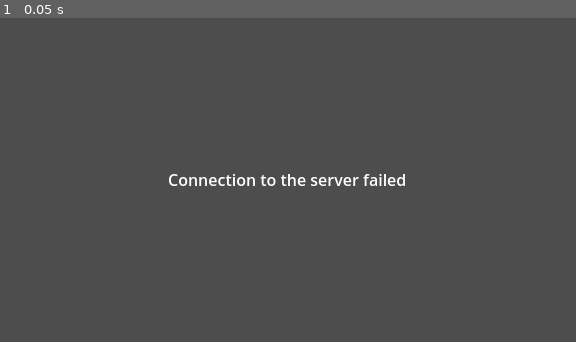
Above: before the commit, frame 1.
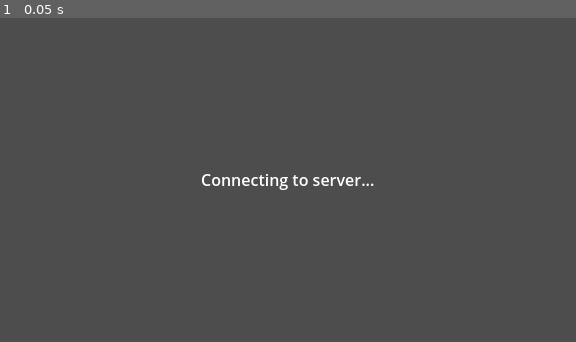
Above: after the commit, the same moment.

Repository: draicor/outstar
Game: Godot game, scene res://main.tscn
Two runs of this game, one before a commit and one after it. Both use one fixed random seed, a clock stepped at 60 frames per second and the inputs below.
Inputs:
- Up to frame 1 (0.05 s): no input

The runs differ from the first frame. In frame 1, 0.8% of the frame differs, in the area x 29-71%, y 48-54%.

Commit message:
07/01/2025 #2
- Implemented basic login and register functionality in server and client.
- Implemented basic validation for login and registration in the client.

Diff:
--- a/client/autoloads/game_manager.gd
+++ b/client/autoloads/game_manager.gd
@@ -3,16 +3,18 @@
 # Game States
 enum State {
 	START,
+	AUTHENTICATION,
 	LOBBY
 }
 
 # Replace with Dictionary[State, String] in new version of Godot v4.4+
 var _states_scenes: Dictionary = {
 	State.START: "res://states/start/start.tscn",
+	State.AUTHENTICATION: "res://states/authentication/authentication.tscn",
 	State.LOBBY: "res://states/lobby/lobby.tscn",
 }
 
-# Expose the client's ID globally
+# Expose the client's data globally
 var client_id: int
 var _current_scene_root: Node
 
--- a/client/packets.gd
+++ b/client/packets.gd
@@ -756,6 +756,198 @@
 			return PB_ERR.PARSE_INCOMPLETE
 		return result
 
+class Granted:
+	func _init():
+		var service
+
+	var data = {}
+
+	func _to_string() -> String:
+		return PBPacker.message_to_string(data)
+
+	func to_bytes() -> PackedByteArray:
+		return PBPacker.pack_message(data)
+
+	func from_bytes(bytes : PackedByteArray, offset : int = 0, limit : int = -1) -> int:
+		var cur_limit = bytes.size()
+		if limit != -1:
+			cur_limit = limit
+		var result = PBPacker.unpack_message(data, bytes, offset, cur_limit)
+		if result == cur_limit:
+			if PBPacker.check_required(data):
+				if limit == -1:
+					return PB_ERR.NO_ERRORS
+			else:
+				return PB_ERR.REQUIRED_FIELDS
+		elif limit == -1 && result > 0:
+			return PB_ERR.PARSE_INCOMPLETE
+		return result
+
+class Denied:
+	func _init():
+		var service
+
+		_reason = PBField.new("reason", PB_DATA_TYPE.STRING, PB_RULE.OPTIONAL, 1, true, DEFAULT_VALUES_3[PB_DATA_TYPE.STRING])
+		service = PBServiceField.new()
+		service.field = _reason
+		data[_reason.tag] = service
+
+	var data = {}
+
+	var _reason: PBField
+	func get_reason() -> String:
+		return _reason.value
+	func clear_reason() -> void:
+		data[1].state = PB_SERVICE_STATE.UNFILLED
+		_reason.value = DEFAULT_VALUES_3[PB_DATA_TYPE.STRING]
+	func set_reason(value : String) -> void:
+		_reason.value = value
+
+	func _to_string() -> String:
+		return PBPacker.message_to_string(data)
+
+	func to_bytes() -> PackedByteArray:
+		return PBPacker.pack_message(data)
+
+	func from_bytes(bytes : PackedByteArray, offset : int = 0, limit : int = -1) -> int:
+		var cur_limit = bytes.size()
+		if limit != -1:
+			cur_limit = limit
+		var result = PBPacker.unpack_message(data, bytes, offset, cur_limit)
+		if result == cur_limit:
+			if PBPacker.check_required(data):
+				if limit == -1:
+					return PB_ERR.NO_ERRORS
+			else:
+				return PB_ERR.REQUIRED_FIELDS
+		elif limit == -1 && result > 0:
+			return PB_ERR.PARSE_INCOMPLETE
+		return result
+
+class LoginRequest:
+	func _init():
+		var service
+
+		_username = PBField.new("username", PB_DATA_TYPE.STRING, PB_RULE.OPTIONAL, 1, true, DEFAULT_VALUES_3[PB_DATA_TYPE.STRING])
+		service = PBServiceField.new()
+		service.field = _username
+		data[_username.tag] = service
+
+		_password = PBField.new("password", PB_DATA_TYPE.STRING, PB_RULE.OPTIONAL, 2, true, DEFAULT_VALUES_3[PB_DATA_TYPE.STRING])
+		service = PBServiceField.new()
+		service.field = _password
+		data[_password.tag] = service
+
+	var data = {}
+
+	var _username: PBField
+	func get_username() -> String:
+		return _username.value
+	func clear_username() -> void:
+		data[1].state = PB_SERVICE_STATE.UNFILLED
+		_username.value = DEFAULT_VALUES_3[PB_DATA_TYPE.STRING]
+	func set_username(value : String) -> void:
+		_username.value = value
+
+	var _password: PBField
+	func get_password() -> String:
+		return _password.value
+	func clear_password() -> void:
+		data[2].state = PB_SERVICE_STATE.UNFILLED
+		_password.value = DEFAULT_VALUES_3[PB_DATA_TYPE.STRING]
+	func set_password(value : String) -> void:
+		_password.value = value
+
+	func _to_string() -> String:
+		return PBPacker.message_to_string(data)
+
+	func to_bytes() -> PackedByteArray:
+		return PBPacker.pack_message(data)
+
+	func from_bytes(bytes : PackedByteArray, offset : int = 0, limit : int = -1) -> int:
+		var cur_limit = bytes.size()
+		if limit != -1:
+			cur_limit = limit
+		var result = PBPacker.unpack_message(data, bytes, offset, cur_limit)
+		if result == cur_limit:
+			if PBPacker.check_required(data):
+				if limit == -1:
+					return PB_ERR.NO_ERRORS
+			else:
+				return PB_ERR.REQUIRED_FIELDS
+		elif limit == -1 && result > 0:
+			return PB_ERR.PARSE_INCOMPLETE
+		return result
+
+class RegisterRequest:
+	func _init():
+		var service
+
+		_username = PBField.new("username", PB_DATA_TYPE.STRING, PB_RULE.OPTIONAL, 1, true, DEFAULT_VALUES_3[PB_DATA_TYPE.STRING])
+		service = PBServiceField.new()
+		service.field = _username
+		data[_username.tag] = service
+
+		_nickname = PBField.new("nickname", PB_DATA_TYPE.STRING, PB_RULE.OPTIONAL, 2, true, DEFAULT_VALUES_3[PB_DATA_TYPE.STRING])
+		service = PBServiceField.new()
+		service.field = _nickname
+		data[_nickname.tag] = service
+
+		_password = PBField.new("password", PB_DATA_TYPE.STRING, PB_RULE.OPTIONAL, 3, true, DEFAULT_VALUES_3[PB_DATA_TYPE.STRING])
+		service = PBServiceField.new()
+		service.field = _password
+		data[_password.tag] = service
+
+	var data = {}
+
+	var _username: PBField
+	func get_username() -> String:
+		return _username.value
+	func clear_username() -> void:
+		data[1].state = PB_SERVICE_STATE.UNFILLED
+		_username.value = DEFAULT_VALUES_3[PB_DATA_TYPE.STRING]
+	func set_username(value : String) -> void:
+		_username.value = value
+
+	var _nickname: PBField
+	func get_nickname() -> String:
+		return _nickname.value
+	func clear_nickname() -> void:
+		data[2].state = PB_SERVICE_STATE.UNFILLED
+		_nickname.value = DEFAULT_VALUES_3[PB_DATA_TYPE.STRING]
+	func set_nickname(value : String) -> void:
+		_nickname.value = value
+
+	var _password: PBField
+	func get_password() -> String:
+		return _password.value
+	func clear_password() -> void:
+		data[3].state = PB_SERVICE_STATE.UNFILLED
+		_password.value = DEFAULT_VALUES_3[PB_DATA_TYPE.STRING]
+	func set_password(value : String) -> void:
+		_password.value = value
+
+	func _to_string() -> String:
+		return PBPacker.message_to_string(data)
+
+	func to_bytes() -> PackedByteArray:
+		return PBPacker.pack_message(data)
+
+	func from_bytes(bytes : PackedByteArray, offset : int = 0, limit : int = -1) -> int:
+		var cur_limit = bytes.size()
+		if limit != -1:
+			cur_limit = limit
+		var result = PBPacker.unpack_message(data, bytes, offset, cur_limit)
+		if result == cur_limit:
+			if PBPacker.check_required(data):
+				if limit == -1:
+					return PB_ERR.NO_ERRORS
+			else:
+				return PB_ERR.REQUIRED_FIELDS
+		elif limit == -1 && result > 0:
+			return PB_ERR.PARSE_INCOMPLETE
+		return result
+
 class Packet:
 	func _init():
 		var service
@@ -782,6 +974,30 @@
 		service.field = _heartbeat
 		service.func_ref = Callable(self, "new_heartbeat")
 		data[_heartbeat.tag] = service
+
+		_request_granted = PBField.new("request_granted", PB_DATA_TYPE.MESSAGE, PB_RULE.OPTIONAL, 5, true, DEFAULT_VALUES_3[PB_DATA_TYPE.MESSAGE])
+		service = PBServiceField.new()
+		service.field = _request_granted
+		service.func_ref = Callable(self, "new_request_granted")
+		data[_request_granted.tag] = service
+
+		_request_denied = PBField.new("request_denied", PB_DATA_TYPE.MESSAGE, PB_RULE.OPTIONAL, 6, true, DEFAULT_VALUES_3[PB_DATA_TYPE.MESSAGE])
+		service = PBServiceField.new()
+		service.field = _request_denied
+		service.func_ref = Callable(self, "new_request_denied")
+		data[_request_denied.tag] = service
+
+		_login_request = PBField.new("login_request", PB_DATA_TYPE.MESSAGE, PB_RULE.OPTIONAL, 7, true, DEFAULT_VALUES_3[PB_DATA_TYPE.MESSAGE])
+		service = PBServiceField.new()
+		service.field = _login_request
+		service.func_ref = Callable(self, "new_login_request")
+		data[_login_request.tag] = service
+
+		_register_request = PBField.new("register_request", PB_DATA_TYPE.MESSAGE, PB_RULE.OPTIONAL, 8, true, DEFAULT_VALUES_3[PB_DATA_TYPE.MESSAGE])
+		service = PBServiceField.new()
+		service.field = _register_request
+		service.func_ref = Callable(self, "new_register_request")
+		data[_register_request.tag] = service
 
 	var data = {}
 
@@ -808,6 +1024,14 @@
 		data[3].state = PB_SERVICE_STATE.UNFILLED
 		_heartbeat.value = DEFAULT_VALUES_3[PB_DATA_TYPE.MESSAGE]
 		data[4].state = PB_SERVICE_STATE.UNFILLED
+		_request_granted.value = DEFAULT_VALUES_3[PB_DATA_TYPE.MESSAGE]
+		data[5].state = PB_SERVICE_STATE.UNFILLED
+		_request_denied.value = DEFAULT_VALUES_3[PB_DATA_TYPE.MESSAGE]
+		data[6].state = PB_SERVICE_STATE.UNFILLED
+		_login_request.value = DEFAULT_VALUES_3[PB_DATA_TYPE.MESSAGE]
+		data[7].state = PB_SERVICE_STATE.UNFILLED
+		_register_request.value = DEFAULT_VALUES_3[PB_DATA_TYPE.MESSAGE]
+		data[8].state = PB_SERVICE_STATE.UNFILLED
 		_chat_message.value = Chat.new()
 		return _chat_message.value
 
@@ -825,6 +1049,14 @@
 		data[3].state = PB_SERVICE_STATE.FILLED
 		_heartbeat.value = DEFAULT_VALUES_3[PB_DATA_TYPE.MESSAGE]
 		data[4].state = PB_SERVICE_STATE.UNFILLED
+		_request_granted.value = DEFAULT_VALUES_3[PB_DATA_TYPE.MESSAGE]
+		data[5].state = PB_SERVICE_STATE.UNFILLED
+		_request_denied.value = DEFAULT_VALUES_3[PB_DATA_TYPE.MESSAGE]
+		data[6].state = PB_SERVICE_STATE.UNFILLED
+		_login_request.value = DEFAULT_VALUES_3[PB_DATA_TYPE.MESSAGE]
+		data[7].state = PB_SERVICE_STATE.UNFILLED
+		_register_request.value = DEFAULT_VALUES_3[PB_DATA_TYPE.MESSAGE]
+		data[8].state = PB_SERVICE_STATE.UNFILLED
 		_handshake.value = Handshake.new()
 		return _handshake.value
 
@@ -842,8 +1074,116 @@
 		_handshake.value = DEFAULT_VALUES_3[PB_DATA_TYPE.MESSAGE]
 		data[3].state = PB_SERVICE_STATE.UNFILLED
 		data[4].state = PB_SERVICE_STATE.FILLED
+		_request_granted.value = DEFAULT_VALUES_3[PB_DATA_TYPE.MESSAGE]
+		data[5].state = PB_SERVICE_STATE.UNFILLED
+		_request_denied.value = DEFAULT_VALUES_3[PB_DATA_TYPE.MESSAGE]
+		data[6].state = PB_SERVICE_STATE.UNFILLED
+		_login_request.value = DEFAULT_VALUES_3[PB_DATA_TYPE.MESSAGE]
+		data[7].state = PB_SERVICE_STATE.UNFILLED
+		_register_request.value = DEFAULT_VALUES_3[PB_DATA_TYPE.MESSAGE]
+		data[8].state = PB_SERVICE_STATE.UNFILLED
 		_heartbeat.value = Heartbeat.new()
 		return _heartbeat.value
+
+	var _request_granted: PBField
+	func has_request_granted() -> bool:
+		return data[5].state == PB_SERVICE_STATE.FILLED
+	func get_request_granted() -> Granted:
+		return _request_granted.value
+	func clear_request_granted() -> void:
+		data[5].state = PB_SERVICE_STATE.UNFILLED
+		_request_granted.value = DEFAULT_VALUES_3[PB_DATA_TYPE.MESSAGE]
+	func new_request_granted() -> Granted:
+		_chat_message.value = DEFAULT_VALUES_3[PB_DATA_TYPE.MESSAGE]
+		data[2].state = PB_SERVICE_STATE.UNFILLED
+		_handshake.value = DEFAULT_VALUES_3[PB_DATA_TYPE.MESSAGE]
+		data[3].state = PB_SERVICE_STATE.UNFILLED
+		_heartbeat.value = DEFAULT_VALUES_3[PB_DATA_TYPE.MESSAGE]
+		data[4].state = PB_SERVICE_STATE.UNFILLED
+		data[5].state = PB_SERVICE_STATE.FILLED
+		_request_denied.value = DEFAULT_VALUES_3[PB_DATA_TYPE.MESSAGE]
+		data[6].state = PB_SERVICE_STATE.UNFILLED
+		_login_request.value = DEFAULT_VALUES_3[PB_DATA_TYPE.MESSAGE]
+		data[7].state = PB_SERVICE_STATE.UNFILLED
+		_register_request.value = DEFAULT_VALUES_3[PB_DATA_TYPE.MESSAGE]
+		data[8].state = PB_SERVICE_STATE.UNFILLED
+		_request_granted.value = Granted.new()
+		return _request_granted.value
+
+	var _request_denied: PBField
+	func has_request_denied() -> bool:
+		return data[6].state == PB_SERVICE_STATE.FILLED
+	func get_request_denied() -> Denied:
+		return _request_denied.value
+	func clear_request_denied() -> void:
+		data[6].state = PB_SERVICE_STATE.UNFILLED
+		_request_denied.value = DEFAULT_VALUES_3[PB_DATA_TYPE.MESSAGE]
+	func new_request_denied() -> Denied:
+		_chat_message.value = DEFAULT_VALUES_3[PB_DATA_TYPE.MESSAGE]
+		data[2].state = PB_SERVICE_STATE.UNFILLED
+		_handshake.value = DEFAULT_VALUES_3[PB_DATA_TYPE.MESSAGE]
+		data[3].state = PB_SERVICE_STATE.UNFILLED
+		_heartbeat.value = DEFAULT_VALUES_3[PB_DATA_TYPE.MESSAGE]
+		data[4].state = PB_SERVICE_STATE.UNFILLED
+		_request_granted.value = DEFAULT_VALUES_3[PB_DATA_TYPE.MESSAGE]
+		data[5].state = PB_SERVICE_STATE.UNFILLED
+		data[6].state = PB_SERVICE_STATE.FILLED
+		_login_request.value = DEFAULT_VALUES_3[PB_DATA_TYPE.MESSAGE]
+		data[7].state = PB_SERVICE_STATE.UNFILLED
+		_register_request.value = DEFAULT_VALUES_3[PB_DATA_TYPE.MESSAGE]
+		data[8].state = PB_SERVICE_STATE.UNFILLED
+		_request_denied.value = Denied.new()
+		return _request_denied.value
+
+	var _login_request: PBField
+	func has_login_request() -> bool:
+		return data[7].state == PB_SERVICE_STATE.FILLED
+	func get_login_request() -> LoginRequest:
+		return _login_request.value
+	func clear_login_request() -> void:
+		data[7].state = PB_SERVICE_STATE.UNFILLED
+		_login_request.value = DEFAULT_VALUES_3[PB_DATA_TYPE.MESSAGE]
+	func new_login_request() -> LoginRequest:
+		_chat_message.value = DEFAULT_VALUES_3[PB_DATA_TYPE.MESSAGE]
+		data[2].state = PB_SERVICE_STATE.UNFILLED
+		_handshake.value = DEFAULT_VALUES_3[PB_DATA_TYPE.MESSAGE]
+		data[3].state = PB_SERVICE_STATE.UNFILLED
+		_heartbeat.value = DEFAULT_VALUES_3[PB_DATA_TYPE.MESSAGE]
+		data[4].state = PB_SERVICE_STATE.UNFILLED
+		_request_granted.value = DEFAULT_VALUES_3[PB_DATA_TYPE.MESSAGE]
+		data[5].state = PB_SERVICE_STATE.UNFILLED
+		_request_denied.value = DEFAULT_VALUES_3[PB_DATA_TYPE.MESSAGE]
+		data[6].state = PB_SERVICE_STATE.UNFILLED
+		data[7].state = PB_SERVICE_STATE.FILLED
+		_register_request.value = DEFAULT_VALUES_3[PB_DATA_TYPE.MESSAGE]
+		data[8].state = PB_SERVICE_STATE.UNFILLED
+		_login_request.value = LoginRequest.new()
+		return _login_request.value
+
+	var _register_request: PBField
+	func has_register_request() -> bool:
+		return data[8].state == PB_SERVICE_STATE.FILLED
+	func get_register_request() -> RegisterRequest:
+		return _register_request.value
+	func clear_register_request() -> void:
+		data[8].state = PB_SERVICE_STATE.UNFILLED
+		_register_request.value = DEFAULT_VALUES_3[PB_DATA_TYPE.MESSAGE]
+	func new_register_request() -> RegisterRequest:
+		_chat_message.value = DEFAULT_VALUES_3[PB_DATA_TYPE.MESSAGE]
+		data[2].state = PB_SERVICE_STATE.UNFILLED
+		_handshake.value = DEFAULT_VALUES_3[PB_DATA_TYPE.MESSAGE]
+		data[3].state = PB_SERVICE_STATE.UNFILLED
+		_heartbeat.value = DEFAULT_VALUES_3[PB_DATA_TYPE.MESSAGE]
+		data[4].state = PB_SERVICE_STATE.UNFILLED
+		_request_granted.value = DEFAULT_VALUES_3[PB_DATA_TYPE.MESSAGE]
+		data[5].state = PB_SERVICE_STATE.UNFILLED
+		_request_denied.value = DEFAULT_VALUES_3[PB_DATA_TYPE.MESSAGE]
+		data[6].state = PB_SERVICE_STATE.UNFILLED
+		_login_request.value = DEFAULT_VALUES_3[PB_DATA_TYPE.MESSAGE]
+		data[7].state = PB_SERVICE_STATE.UNFILLED
+		data[8].state = PB_SERVICE_STATE.FILLED
+		_register_request.value = RegisterRequest.new()
+		return _register_request.value
 
 	func _to_string() -> String:
 		return PBPacker.message_to_string(data)
--- /dev/null
+++ b/client/states/authentication/authentication.gd
@@ -0,0 +1,89 @@
+extends Node
+
+const packets := preload("res://packets.gd")
+
+var _on_request_granted : Callable
+
+@onready var username: LineEdit = $UI/MarginContainer/VBoxContainer/Username
+@onready var password: LineEdit = $UI/MarginContainer/VBoxContainer/Password
+@onready var nickname: LineEdit = $UI/MarginContainer/VBoxContainer/Nickname
+@onready var status: Label = $UI/MarginContainer/VBoxContainer/Status
+@onready var login_button: Button = $UI/MarginContainer/VBoxContainer/HBoxContainer/LoginButton
+@onready var register_button: Button = $UI/MarginContainer/VBoxContainer/HBoxContainer/RegisterButton
+
+func _ready() -> void:
+	# Websocket signals
+	Signals.connection_closed.connect(_on_websocket_connection_closed)
+	Signals.packet_received.connect(_on_websocket_packet_received)
+
+func _on_websocket_connection_closed() -> void:
+	_update_status("You have been disconnected from the server")
+
+func _on_websocket_packet_received(packet: packets.Packet) -> void:
+	if packet.has_request_denied():
+		_update_status(packet.get_request_denied().get_reason())
+	elif packet.has_request_granted():
+		# We call the function that we setup if the request was granted
+		_on_request_granted.call()
+
+func _on_login_button_pressed() -> void:
+	# Create the login_request packet
+	var packet := packets.Packet.new()
+	var login_request := packet.new_login_request()
+	# Add the user input to the packet
+	login_request.set_username(username.text)
+	login_request.set_password(password.text)
+	# Serialize and send it to the server
+	var err := WebSocket.send(packet)
+	if err:
+		_update_status("Error connecting to the server")
+	else:
+		_update_status("Logging in...")
+		_on_request_granted = func(): GameManager.set_state(GameManager.State.LOBBY)
+
+func _on_register_button_pressed() -> void:
+	# Create the register_request packet
+	var packet := packets.Packet.new()
+	var register_request := packet.new_register_request()
+	# Add the user input to the packet
+	register_request.set_username(username.text)
+	register_request.set_nickname(nickname.text)
+	register_request.set_password(password.text)
+	# Serialize and send it to the server
+	var err := WebSocket.send(packet)
+	if err:
+		_update_status("Error connecting to the server")
+	else:
+		_update_status("Creating user...")
+		_on_request_granted = func(): _update_status("Registration successful")
+
+func _name_is_valid(input: LineEdit) -> bool:
+	if input.text.is_empty():
+		_update_status(input.name + " can't be empty")
+		input.grab_focus()
+		return false
+	if input.text.length() > input.max_length:
+		_update_status(input.name + " is too long")
+		input.grab_focus()
+		return false
+
+	return true
+
+func _password_is_valid(input: LineEdit) -> bool:
+	if input.text.is_empty():
+		_update_status(input.name + " can't be empty")
+		input.grab_focus()
+		return false
+	if input.text.length() < 8:
+		_update_status(input.name + "is too short")
+		input.grab_focus()
+		return false
+	if input.text.length() > input.max_length:
+		_update_status(input.name + " is too long")
+		input.grab_focus()
+		return false
+
+	return true
+
+func _update_status(text: String) -> void:
+	status.text = text
--- /dev/null
+++ b/client/states/authentication/authentication.tscn
@@ -0,0 +1,71 @@
+[gd_scene load_steps=2 format=3 uid="uid://d0cnml7abwrk2"]
+
+[ext_resource type="Script" path="res://states/authentication/authentication.gd" id="1_k6pie"]
+
+[node name="Authentication" type="Node"]
+script = ExtResource("1_k6pie")
+
+[node name="UI" type="CanvasLayer" parent="."]
+
+[node name="MarginContainer" type="MarginContainer" parent="UI"]
+anchors_preset = 13
+anchor_left = 0.5
+anchor_right = 0.5
+anchor_bottom = 1.0
+offset_left = -180.0
+offset_right = 180.0
+grow_horizontal = 2
+grow_vertical = 2
+
+[node name="VBoxContainer" type="VBoxContainer" parent="UI/MarginContainer"]
+layout_mode = 2
+size_flags_horizontal = 4
+size_flags_vertical = 4
+theme_override_constants/separation = 3
+
+[node name="Username" type="LineEdit" parent="UI/MarginContainer/VBoxContainer"]
+custom_minimum_size = Vector2(240, 0)
+layout_mode = 2
+size_flags_horizontal = 4
+placeholder_text = "Username"
+alignment = 1
+max_length = 32
+
+[node name="Password" type="LineEdit" parent="UI/MarginContainer/VBoxContainer"]
+custom_minimum_size = Vector2(240, 0)
+layout_mode = 2
+size_flags_horizontal = 4
+placeholder_text = "Password"
+alignment = 1
+max_length = 64
+
+[node name="Nickname" type="LineEdit" parent="UI/MarginContainer/VBoxContainer"]
+custom_minimum_size = Vector2(240, 0)
+layout_mode = 2
+size_flags_horizontal = 4
+placeholder_text = "Nickname"
+alignment = 1
+max_length = 20
+
+[node name="Status" type="Label" parent="UI/MarginContainer/VBoxContainer"]
+custom_minimum_size = Vector2(360, 0)
+layout_mode = 2
+horizontal_alignment = 1
+
+[node name="HBoxContainer" type="HBoxContainer" parent="UI/MarginContainer/VBoxContainer"]
+layout_mode = 2
+size_flags_horizontal = 4
+theme_override_constants/separation = 10
+
+[node name="LoginButton" type="Button" parent="UI/MarginContainer/VBoxContainer/HBoxContainer"]
+custom_minimum_size = Vector2(80, 0)
+layout_mode = 2
+text = "Login"
+
+[node name="RegisterButton" type="Button" parent="UI/MarginContainer/VBoxContainer/HBoxContainer"]
+custom_minimum_size = Vector2(80, 0)
+layout_mode = 2
+text = "Register"
+
+[connection signal="pressed" from="UI/MarginContainer/VBoxContainer/HBoxContainer/LoginButton" to="." method="_on_login_button_pressed"]
+[connection signal="pressed" from="UI/MarginContainer/VBoxContainer/HBoxContainer/RegisterButton" to="." method="_on_register_button_pressed"]
--- a/client/states/lobby/lobby.gd
+++ b/client/states/lobby/lobby.gd
@@ -59,11 +59,12 @@
 
 # To send messages
 func _on_chat_input_text_submitted(text: String) -> void:
-	# Ignore this is the message was empty and release focus!
+	# Ignore this if the message was empty and release focus!
 	if chat_input.text.is_empty():
 		chat_input.release_focus()
 		return
 
+	# Create the chat_message packet
 	var packet := packets.Packet.new()
 	var chat_message := packet.new_chat_message()
 	chat_message.set_text(text)
--- a/client/states/start/start.gd
+++ b/client/states/start/start.gd
@@ -37,6 +37,7 @@
 	WebSocket.connect_to_url(url_address)
 
 func _on_websocket_connected_to_server() -> void:
+	# We don't do anything because we change states immediately
 	pass
 
 func _on_websocket_connection_closed() -> void:
@@ -49,7 +50,7 @@
 		_handle_packet_handshake(packet.get_sender_id())
 
 func _handle_packet_handshake(sender_id: int) -> void:
-	# We are setting the client ID in the GameManager Global when we receive it
+	# We save the client ID in the GameManager Autoload
 	GameManager.client_id = sender_id
-	# We can then transition into the Lobby scene
-	GameManager.set_state(GameManager.State.LOBBY)
+	# We can then transition into the Authentication scene
+	GameManager.set_state(GameManager.State.AUTHENTICATION)
--- a/client/states/start/start.tscn
+++ b/client/states/start/start.tscn
@@ -4,6 +4,7 @@
 
 [node name="Start" type="Node"]
 script = ExtResource("1_xfs5y")
+server = 1
 
 [node name="UI" type="CanvasLayer" parent="."]
 
Not shown, changed: server/go.mod
Not shown, changed: server/go.sum
Not shown, changed: server/internal/server/db/config/queries.sql
Not shown, changed: server/internal/server/db/queries.sql.go
Not shown, changed: server/internal/server/states/connected.go
Not shown, changed: server/pkg/packets/packets.pb.go
Not shown, changed: server/pkg/packets/utils.go
Not shown, changed: shared/packets.proto
